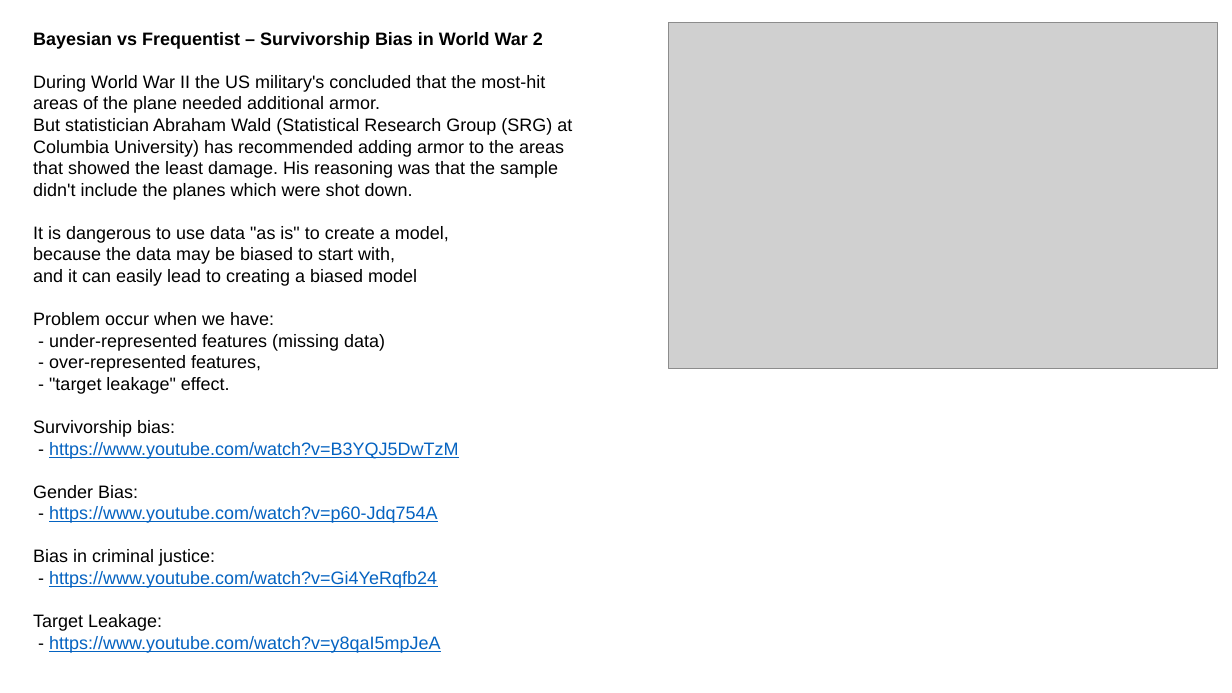
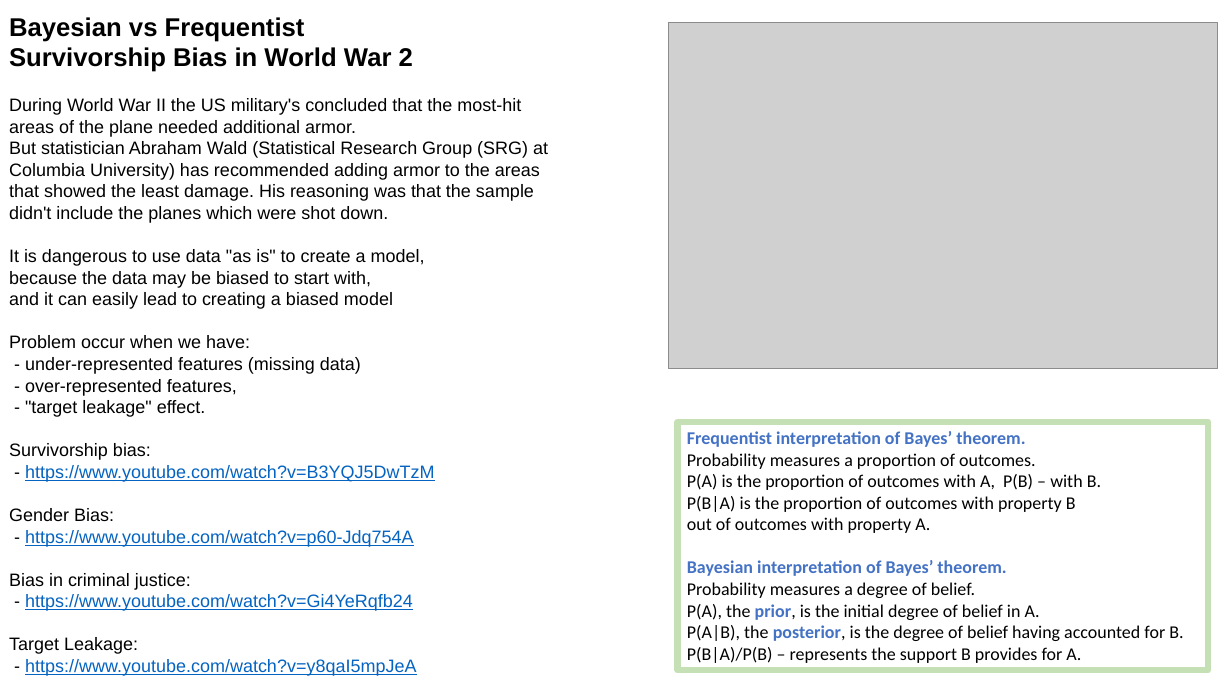
Before and after one commit to lselector/ml_ai_doc, a slide deck: slide 2 of Bayes_Bayesian.pptx (slide 7 before the commit). Drawn at 1232x693 pixels with LibreOffice and Linux fonts; fonts in the diff are those of the drawing; grey boxes stand for pictures. Boxes give left, top, right and bottom in pixels: in the first picture for what was removed or moved away, otherwise in the second. Text is boxed around its words. In the diff, an @@ line names an element or a change of style, - is before the commit and + after.

Commit message:
updated Bayes_Bayesian

```diff
--- a/Bayes_Bayesian.pptx
+++ b/Bayes_Bayesian.pptx
@@ text "Bayesian vs Frequentist": place and size @@
-text "Bayesian vs Frequentist" at (33, 32, 572, 653)
+text "Bayesian vs Frequentist" at (9, 17, 548, 676)
@@ text at (9, 17, 413, 72): text changed; size 14 to 20 pt @@
-Bayesian vs Frequentist – Survivorship Bias in World War 2
+Bayesian vs Frequentist
+Survivorship Bias in World War 2
@@ rectangle added at (677, 422, 1208, 671), outline #C5E0B4 5 pt, 14 pt, text #000000 @@
+Frequentist interpretation of Bayes’ theorem.
+Probability measures a proportion of outcomes.
+P(A) is the proportion of outcomes with A, P(B) – with B.
+P(B|A) is the proportion of outcomes with property B
+out of outcomes with property A.
+Bayesian interpretation of Bayes’ theorem.
+Probability measures a degree of belief.
+P(A), the prior, is the initial degree of belief in A.
+P(A|B), the posterior, is the degree of belief having accounted for B.
+P(B|A)/P(B) – represents the support B provides for A.
```
Also in this commit, not shown: 7 other slides changed, 2 slides added, 1 other file.
